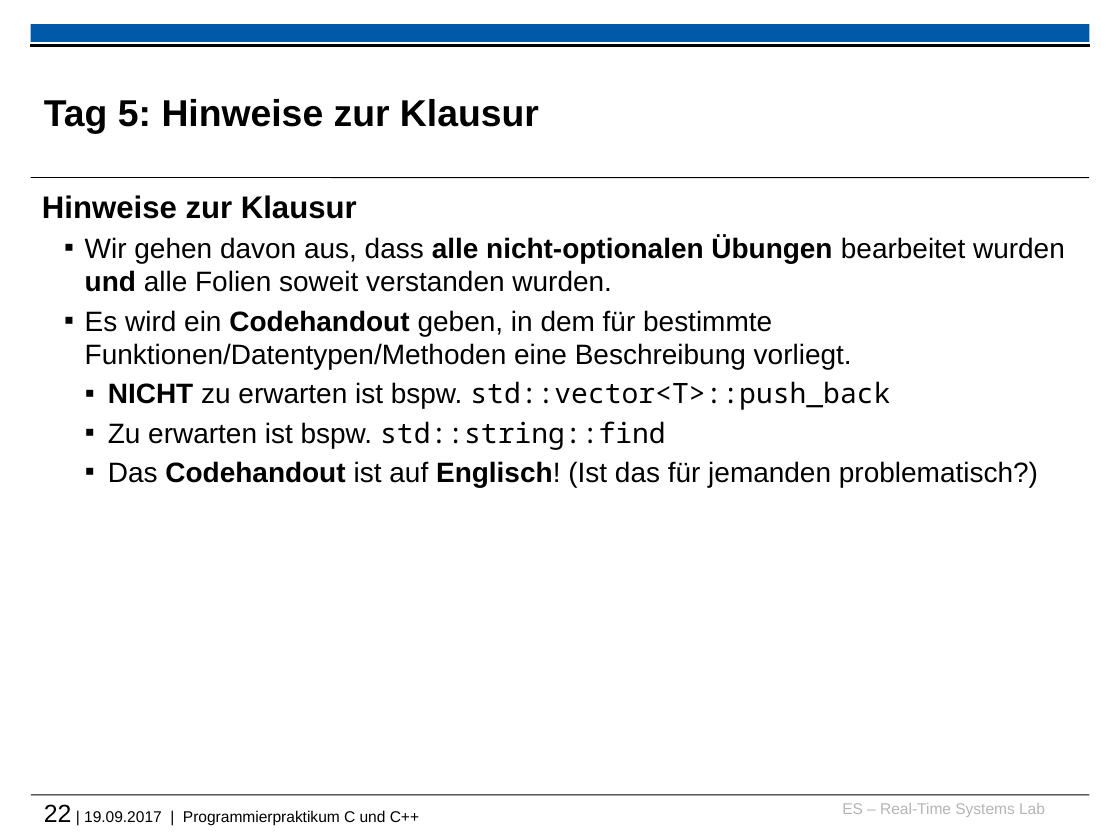
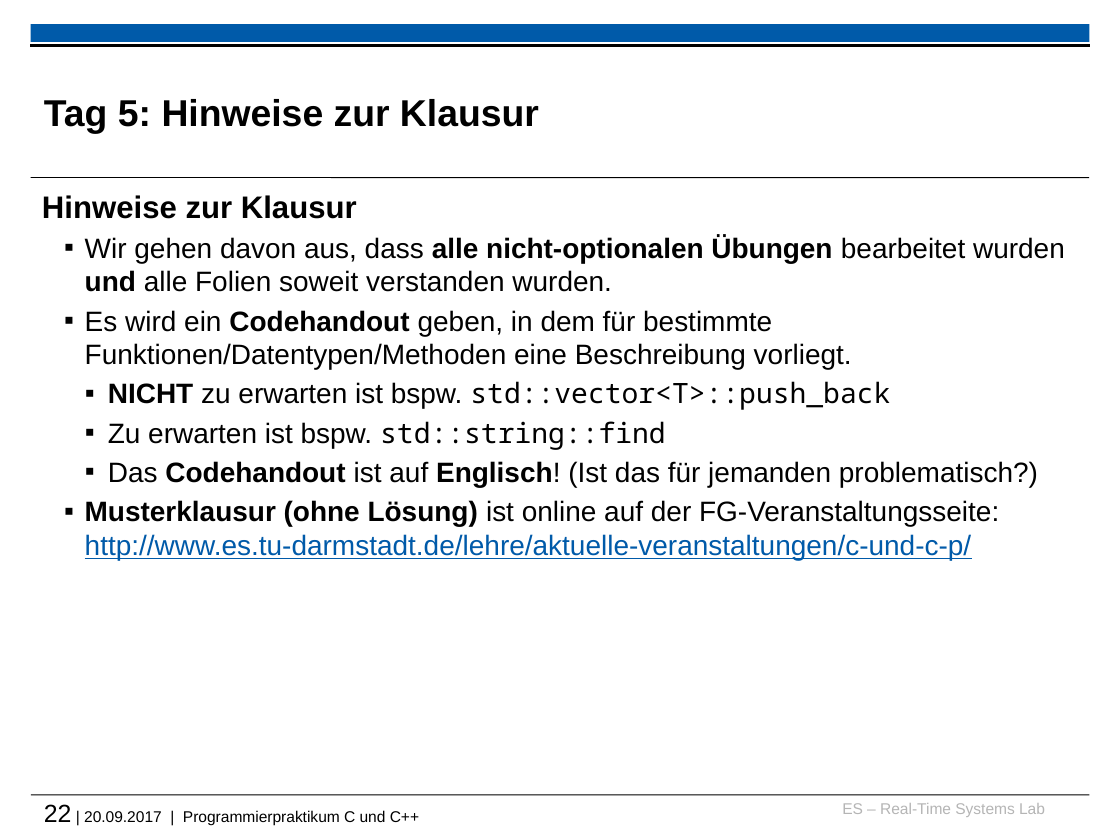
Before and after one commit to h82k/tud-cppp, a slide deck: slide 22 of 2017/recap_and_warmup_slides.pptx. Drawn at 1120x840 pixels with LibreOffice and Linux fonts; fonts in the diff are those of the drawing; background and template pictures are left out. Boxes give left, top, right and bottom in pixels: in the first picture for what was removed or moved away, otherwise in the second. Text is boxed around its words. In the diff, an @@ line names an element or a change of style, - is before the commit and + after.

```diff
--- a/2017/recap_and_warmup_slides.pptx
+++ b/2017/recap_and_warmup_slides.pptx
@@ text at bbox=[85, 500, 999, 560]: paragraph added @@
+  ▪ Musterklausur (ohne Lösung) ist online auf der FG-Veranstaltungsseite:
+    http://www.es.tu-darmstadt.de/lehre/aktuelle-veranstaltungen/c-und-c-p/
@@ text at bbox=[44, 804, 419, 825]: text changed @@
-22 | 19.09.2017 | Programmierpraktikum C und C++
+22 | 20.09.2017 | Programmierpraktikum C und C++
```
Also in this commit, not shown: 2 other slides changed, 1 slide added, 5 other files.
